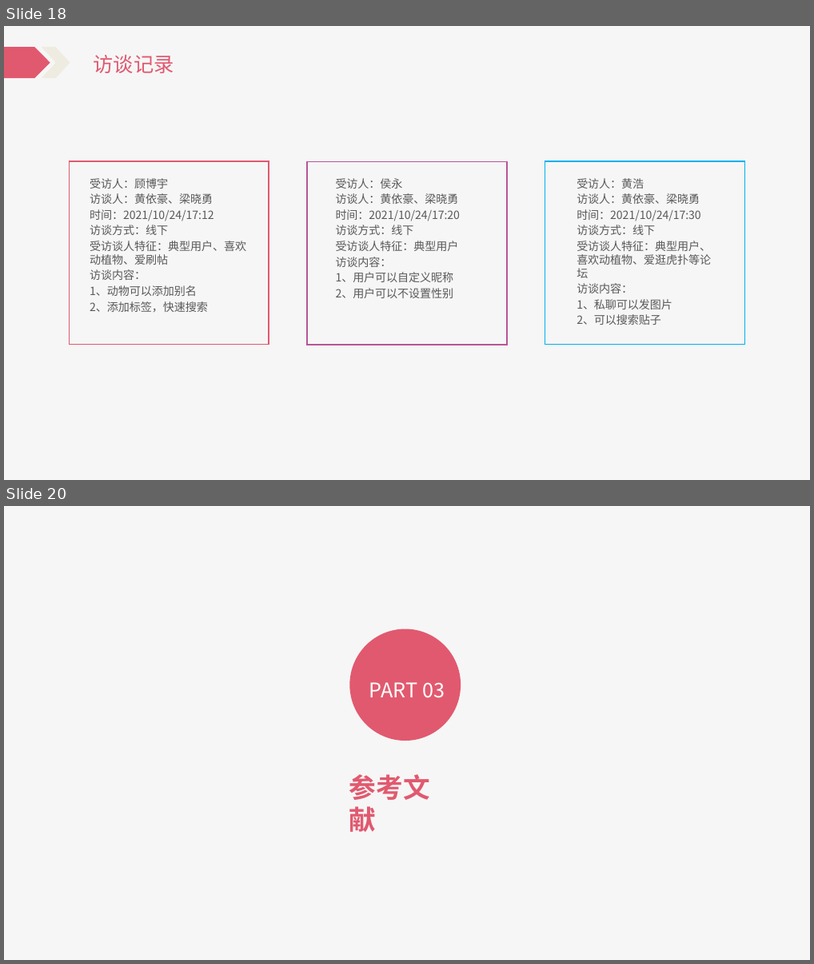
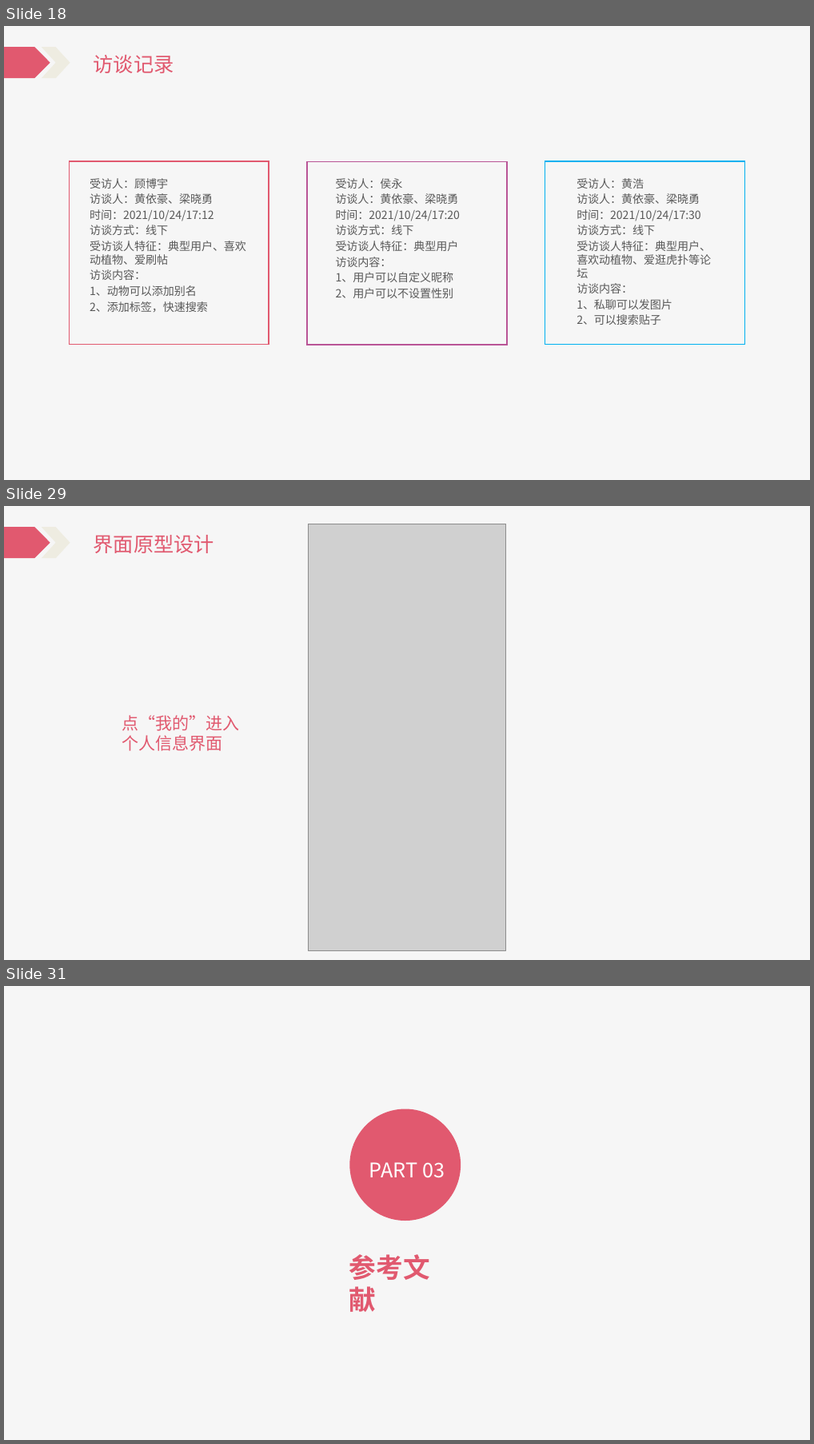
Before and after one commit to Katashixz/ZUCCbiosphere, a slide deck: 软件需求规格说明/SE2021-G005-软件需求说明.pptx. Shown one above the other, each under a label of ours: slides 18 and 20 before the commit, slides 18, 29 and 31 after it; the slides between them are not shown. The pictures are 814x964 and 814x1444 pixels, drawn with LibreOffice and Linux fonts; fonts in the diff are those of the drawing; grey boxes stand for pictures. Boxes give left, top, right and bottom in pixels: in the first picture for what was removed or moved away, otherwise in the second. Text is boxed around its words. In the diff, an @@ line names an element or a change of style, - is before the commit and + after.

```diff
--- a/软件需求规格说明/SE2021-G005-软件需求说明.pptx
+++ b/软件需求规格说明/SE2021-G005-软件需求说明.pptx
@@ slide 29 added at bbox=[4, 506, 810, 960], background #FFFFFF; not listed: 3 template elements that a slide beside it also shows @@
@@ rectangle added at bbox=[82, 524, 178, 556], fill #F6F6F6 @@
@@ picture added at bbox=[308, 524, 506, 950] @@
@@ text added at bbox=[91, 535, 172, 553], 24 pt, text #E1596F @@
+项目介绍
@@ text added at bbox=[94, 535, 214, 553], 24 pt, text #E1596F @@
+界面原型设计
@@ text added at bbox=[122, 715, 240, 751], 20 pt, text #E1596F @@
+点“我的”进入
+个人信息界面
@@ what was slide 20 is now slide 31 @@
```
Also in this commit, not shown: 4 slides changed, 11 other slides added, 1 slide removed, 14 other files.
